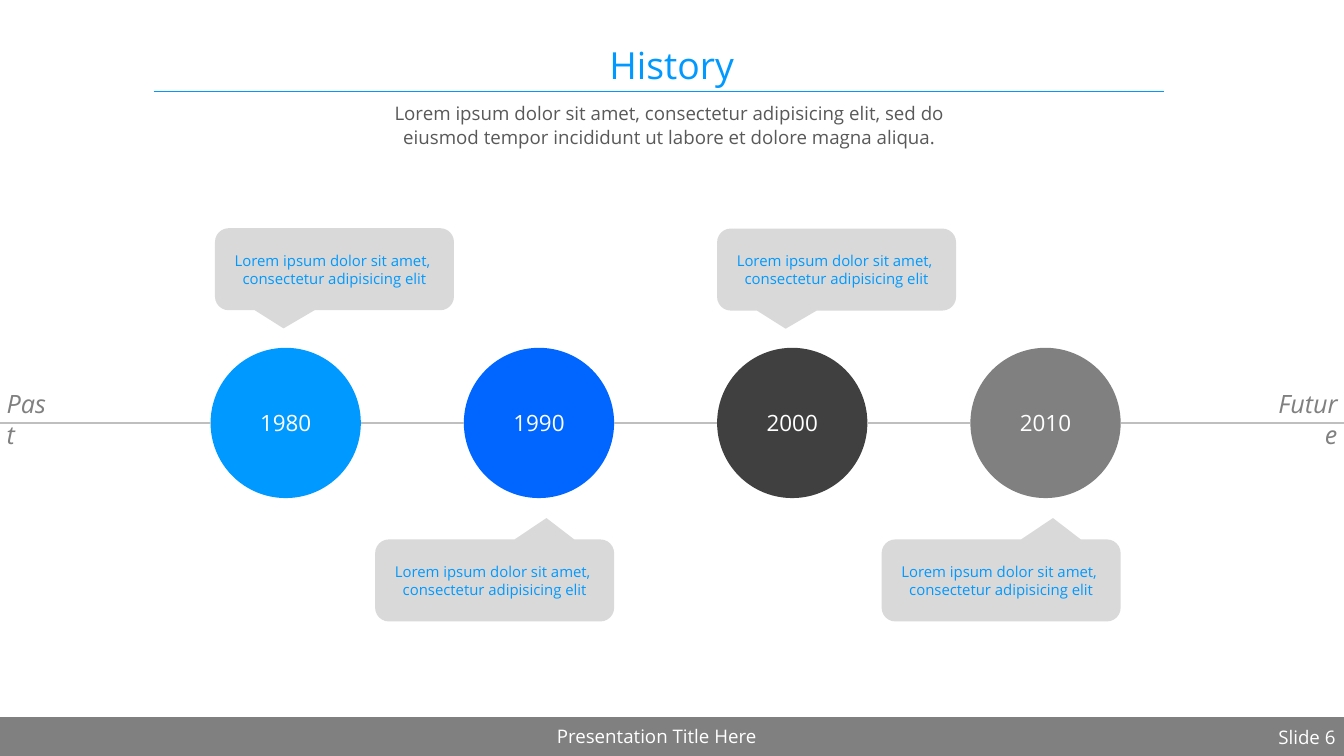
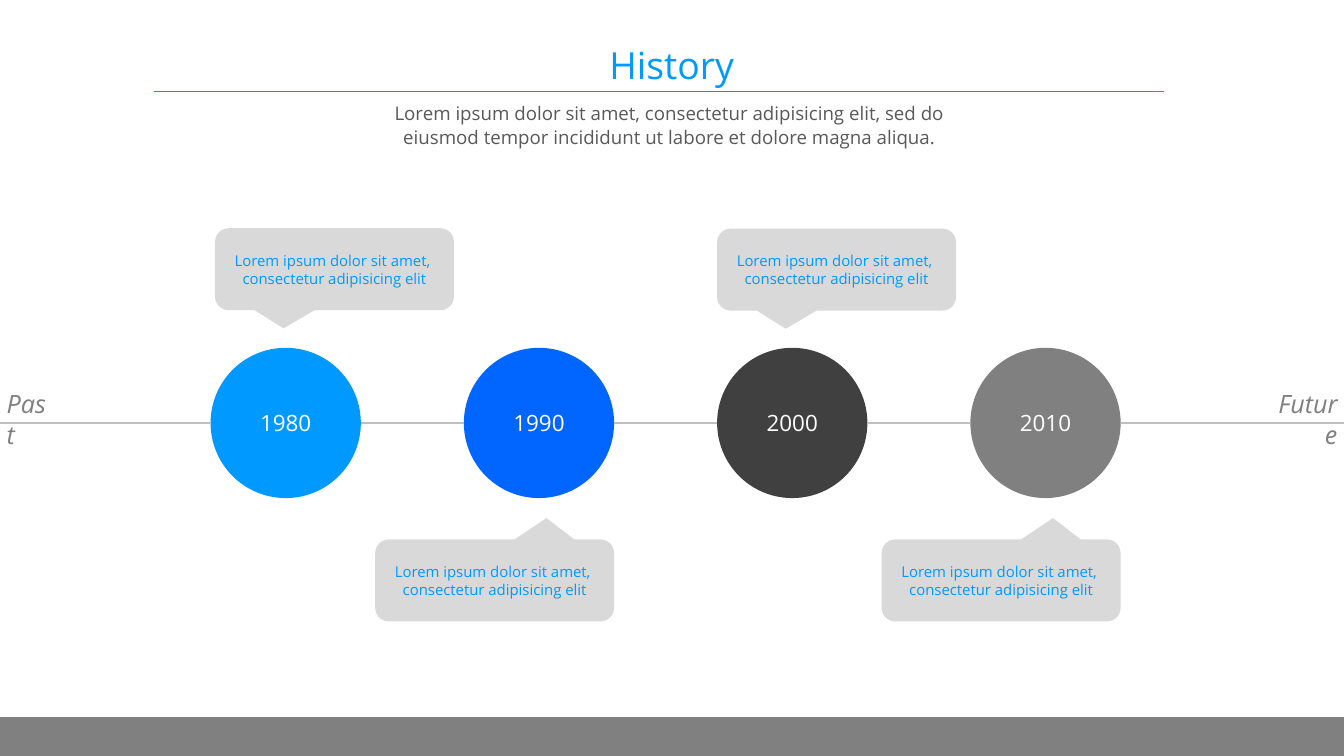
Before and after one commit to zainabaaboumoussa/taketaxi_template, a slide deck: slide 8 of Presentations/TakeTaxi_2018_2019.pptx (slide 6 before the commit). Drawn at 1344x756 pixels with LibreOffice and Linux fonts; fonts in the diff are those of the drawing; background and template pictures are left out. Boxes give left, top, right and bottom in pixels: in the first picture for what was removed or moved away, otherwise in the second. Text is boxed around its words. In the diff, an @@ line names an element or a change of style, - is before the commit and + after.

```diff
--- a/Presentations/TakeTaxi_2018_2019.pptx
+++ b/Presentations/TakeTaxi_2018_2019.pptx
@@ text removed at (x1=557, y1=729, x2=756, y2=743) @@
-Presentation Title Here
@@ page number removed at (x1=1278, y1=730, x2=1336, y2=744) @@
-Slide 6
```
Also in this commit, not shown: 11 other slides changed, 3 slides added, 2 slides removed.
